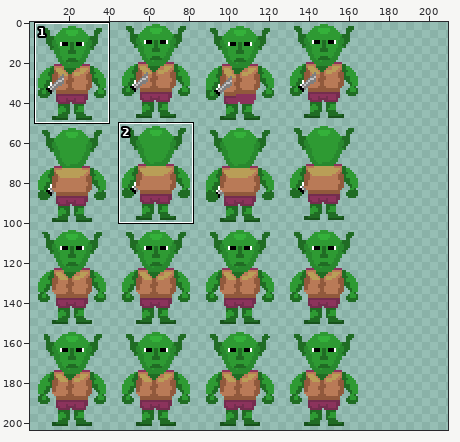
File history of a sprite sheet, images/Monsters/Goblin3.png. Above, an overview of the earlier version with the close-up marked.
Close-up. First the earlier version:
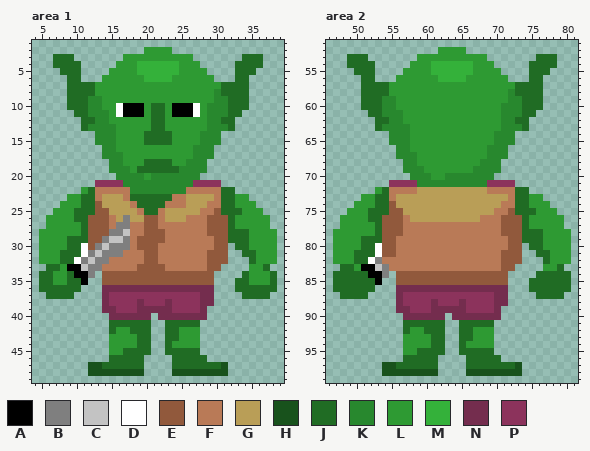
The file is 168x204 pixels. Colours within 5 levels of each other are drawn and written as one. Shown: area 1: x 4..39, y 1..49; area 2: x 46..81, y 51..99. The old version is drawn lined up with the new one, on the new canvas. The wide view leaves out empty margins. The commit also changed other parts of the picture, which this record leaves out.
Palette (. is transparent): A #000000  B #7f7f7f  C #c3c3c3  D #ffffff  E #91593c  F #b97a57  G #b99e57  H #18521c  J #206c24  K #28882e  L #2e9a33  M #34b13a  N #742d4e  P #8c335c
After the commit:
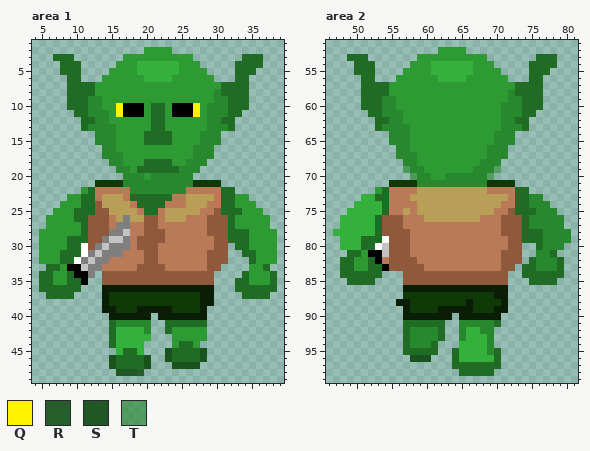
Colours new in this view: Q #fff200  R #18521ce3  S #18521cee  T #28882e99
Edits made:
canvas 168x204 -> 210x204
@@ palette @@
-N #742d4e
+N #091e04
-P #8c335c
+P #0f3906
--- area 1
@@ x 5..9 @@
  3 ..JJJ
- 4 ..JJJ
+ 4 ...JJ
  5 ...JJ
@@ x 14..29 @@
  9 LLLLLLLLLLLLLLLL
-10 LLDAAALJJLAAADLK
-11 KLDAAALJJLAAADLK
+10 LLQAAALJJLAAAQLK
+11 KLQAAALJJLAAAQLK
 12 KLLLLLLJJLLLLLLK
@@ x 13..30 @@
 18 ..KKLLLJJJJLLKKK..
-19 ..KKKLJJJJJJKKKK..
-20 ...KKKKLKKKKKKK...
+19 ...KKLJJJJJJKKK...
+20 ....KKKLKKKKKK....
 21 PPPPKKKKKKKKKKPPPP
@@ x 10..33 @@
 37 ....NPPPPPPPPPPPPPNN....
-38 ....NPPPPNPPPNPPPPNN....
+38 ....NPPPPPPPPPPPPPNN....
 39 ....NNPPPNNNNNPPPPN.....
 40 .....NNNNNN.NNNNNNN.....
-41 .....JJJJJJ..JJJJJ......
-42 .....JLLJJJ..JJLLL......
-43 .....LLLLJJ..JJLLL......
-44 .....LLLLJJ..JLLLL......
-45 .....LLJJJJ..JJJJJ......
-46 .....JJJJJ....JJJJJ.....
-47 ..HHJJJJJJ....JJJJJJJH..
-48 ..HHHHHHHH....HHHHHHHH..
+41 .....JKKKKK..JJJJJJ.....
+42 .....JMMMMK..JLLLLL.....
+43 .....JMMMMM...LLLLL.....
+44 .....JMMMM....LJJL......
+45 ......MJJM...HJJJJH.....
+46 .....HJJJJH..HJJJJH.....
+47 .....HJJJJH...HHHH......
+48 ......SSSR..............
 49 ........................
--- area 2
@@ x 47..51 @@
  53 ..JJJ
- 54 ..JJJ
+ 54 ...JJ
  55 ...JJ
@@ x 46..81 @@
  68 ...........KKLLLLLLLLLKKK...........
- 69 ...........KKKLLLLLLLKKKK...........
- 70 ............KKKLLKKKKKKK............
+ 69 ...........TKKLLLLLLLKKKT...........
+ 70 ............TKKLLKKKKKKT............
  71 .........PPPPKKKKKKKKKKPPPP.........
  72 .......LJFFFFGGGGGGGGGGFFFFJJ.......
- 73 .....LLJJFGGGGGGGGGGGGGGGGFJJLL.....
- 74 ....LLLJJEGGGGGGGGGGGGGGGFFJJLLL....
- 75 ...LLLJJJEEGGGGGGGGGGGGGFFEJJJLLL...
- 76 ..LLLLJJEEEFGGGGGGGGGGFFFEEEJLLLLL..
- 77 ..LLLLLJEEEFFFFFFFFFFFFFFEEEJLLLLL..
- 78 .LLLLLLJEEEFFFFFFFFFFFFFFEEEJJJLLLL.
- 79 .LLLLJJJEEFFFFFFFFFFFFFFFFEEJJJLLLL.
- 80 .LLLLJJDEEFFFFFFFFFFFFFFFFEE.JJLLLL.
- 81 .LLLJJJDEEFFFFFFFFFFFFFFFEEE..JJLLL.
- 82 .LLLJJDBFFFFFFFFFFFFFFFFFEEE...JLLL.
- 83 ..JJLAACBFFFFFFFFFFFFFFFFEE....LLJ..
- 84 .JJJJJAAB.EEEEEEEEEEEEEEEE....JJJJJ.
- 85 .JJJJJJA..EEEEEEEEEEEEEEEE...JJJJJJ.
- 86 .JJJJJJ...NNNNNNNNNNNNNNNN...JJJJJJ.
- 87 ..JJJJ....NPPPPPPPPPPPPPNN....JJJJ..
- 88 ..........NPPPPNPPPNPPPPNN..........
- 89 ..........NNPPPNNNNNPPPPN...........
- 90 ...........NNNNNN.NNNNNNN...........
- 91 ...........JJJJJJ..JJJJJ............
- 92 ...........JLLJJJ..JJLLL............
- 93 ...........LLLLJJ..JJLLL............
- 94 ...........LLLLJJ..JLLLL............
- 95 ...........LLJJJJ..JJJJJ............
- 96 ...........JJJJJ....JJJJJ...........
- 97 ........HHJJJJJJ....JJJJJJJH........
- 98 ........HHHHHHHH....HHHHHHHH........
+ 73 .....MMJJFFFGGGGGGGGGGGGGGFJJKK.....
+ 74 ....MMMMJFFFFGGGGGGGGGGGGFFJJKKK....
+ 75 ...MMMMMJFFGFGGGGGGGGGGGFFEJJJKKK...
+ 76 ..MMMMMJEEEFFFGGGGGGGGFFFEEEJKKKKK..
+ 77 ..MMMMMJEEEFFFFFFFFFFFFFFEEEJKKKKK..
+ 78 .MMMMMMJEEEEFFFFFFFFFFFFFEEEJJJKKKK.
+ 79 ..MMMJJJDEEEFFFFFFFFFFFFFFEEJJJKKKK.
+ 80 ..MMMJJDCEEEFFFFFFFFFFFFFFEE..JKKK..
+ 81 ...JJLAACEEEFFFFFFFFFFFFFEEE..KKJ...
+ 82 ..JJLLJAFEEEEFFFFFFFFFFFFEEE.JKKKJ..
+ 83 ..JJLLJJAEEEEEFFFFFFFFFFFEE.JJKKKJ..
+ 84 ..JJJJJJ...EEEEEEEEEEEEEEE..JJJJJJ..
+ 85 ...JJJJ....EEEEEEEEEEEEEEE...JJJJ...
+ 86 ...........NNNNNNNNNNNNNNN..........
+ 87 ...........PPPPPPPPPPPPPNN..........
+ 88 ..........NNPPPPPPPPNPPPPN..........
+ 89 ...........NPPPPNNNNNPPPNN..........
+ 90 ...........NNNNNNN.NNNNNN...........
+ 91 ...........JJJJJJ..KKKKKJ...........
+ 92 ...........JKKKKJ..KMMKK............
+ 93 ...........JKKKKJ..KMMMK............
+ 94 ...........JKKKJ...MMMMK............
+ 95 ...........JJJJJ..JMMMMKJ...........
+ 96 ............HHH...JMMMMMJ...........
+ 97 ..................JJJJJJJ...........
+ 98 ...................JJJJJ............
  99 ....................................
Pixel boxes of the changes (left, top, right, bottom) in both close-ups:
erased: (53, 61, 60, 68)
changed: (116, 103, 123, 117)
changed: (193, 103, 200, 117)
changed: (95, 166, 123, 187)
changed: (193, 166, 221, 187)
changed: (88, 285, 228, 376)
erased: (347, 61, 354, 68)
changed: (333, 166, 571, 376)
